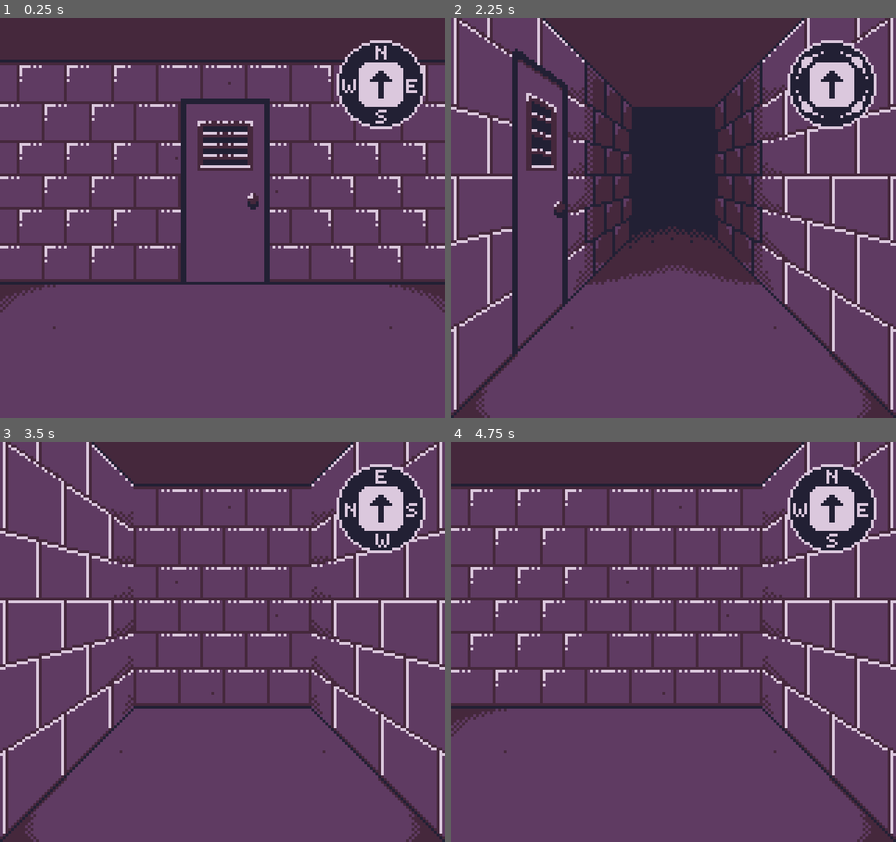
Above: before the commit, frames 1-4 (two rows, left to right).
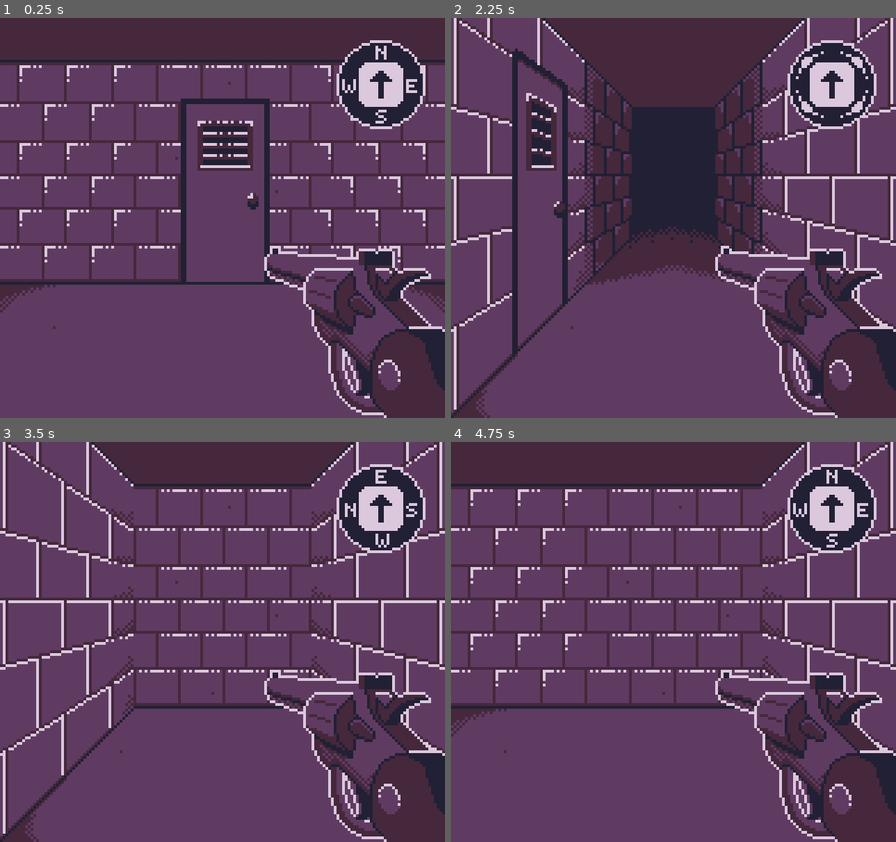
Above: after the commit, the same moments.

Repository: GartTheSkeleton/GameboyDungeon
Game: Godot game, scene res://src/Game/gameworld.tscn
Same seed, same stepped clock (60 frames per second), same inputs: the game is played once before the commit and once after it.
Inputs:
- Up to frame 1 (0.25 s): no input
- Up to frame 2 (2.25 s): tap Enter at 0.5, 2 s; hold Right (Right) 0.53-1.28 s; tap X (B) at 0.6, 1.35, 2.1 s; tap Space at 1.25 s; hold Left (Left) 1.28-2.03 s; hold Right (Right) from 2.03 s (still down)
- Up to frame 3 (3.5 s): tap Space at 2.75 s; release Right (Right) at 2.78 s; hold Up (Up) from 2.78 s (still down); tap X (B) at 2.85 s
- Up to frame 4 (4.75 s): tap Enter at 3.5 s; release Up (Up) at 3.53 s; hold Left (Left) from 3.53 s (still down); tap X (B) at 3.6, 4.35 s; tap Space at 4.25 s

The runs differ from the first frame. In frame 1, 7.8% of the frame differs, in the area x 59-100%, y 56-100%; in frame 2, 7.9%; in frame 3, 7.6%; in frame 4, 7.6%.

Commit message:
added gun sprites

Diff:
--- a/src/Game/gameworld.tscn
+++ b/src/Game/gameworld.tscn
@@ -10,6 +10,7 @@
 [ext_resource type="Texture2D" uid="uid://ds3xq2glk673u" path="res://src/Assets/VFX/compass_south.png" id="6_lgd45"]
 [ext_resource type="Texture2D" uid="uid://svmn8m2wftuu" path="res://src/Assets/VFX/compass_west.png" id="7_as7lh"]
 [ext_resource type="Script" uid="uid://drp8j51mma0ey" path="res://src/Game/compass.gd" id="8_q8503"]
+[ext_resource type="Texture2D" uid="uid://nofhnu21m87x" path="res://src/Assets/VFX/gun_idle.png" id="10_lgd45"]
 
 [sub_resource type="AtlasTexture" id="AtlasTexture_lgd45"]
 atlas = ExtResource("4_1nj4o")
@@ -78,6 +79,21 @@
 "speed": 5.0
 }]
 
+[sub_resource type="AtlasTexture" id="AtlasTexture_as7lh"]
+atlas = ExtResource("10_lgd45")
+region = Rect2(0, 0, 160, 144)
+
+[sub_resource type="SpriteFrames" id="SpriteFrames_q8503"]
+animations = [{
+"frames": [{
+"duration": 1.0,
+"texture": SubResource("AtlasTexture_as7lh")
+}],
+"loop": true,
+"name": &"default",
+"speed": 5.0
+}]
+
 [node name="Gameworld" type="Node2D"]
 script = ExtResource("1_j714t")
 
@@ -124,7 +140,14 @@
 southPanelType = 2
 westPanelType = 1
 
+[node name="Tile7" parent="Map" instance=ExtResource("2_5ixr1")]
+gridPosition = Vector2i(2, -2)
+northPanelType = 2
+eastPanelType = 2
+westPanelType = 2
+
 [node name="Camera2D" type="Camera2D" parent="."]
+z_index = 1
 
 [node name="Compass" type="AnimatedSprite2D" parent="Camera2D"]
 texture_filter = 1
@@ -133,6 +156,10 @@
 animation = &"EAST"
 script = ExtResource("8_q8503")
 
+[node name="Gun" type="AnimatedSprite2D" parent="Camera2D"]
+texture_filter = 1
+sprite_frames = SubResource("SpriteFrames_q8503")
+
 [node name="EventHandler" type="Node" parent="."]
 script = ExtResource("2_hdij2")
 
Binary file added: src/Assets/VFX/gun_idle.png
Binary file added: src/Assets/VFX/gun_jam.png
Binary file added: src/Assets/VFX/gun_shoot.png
Not shown: 1 places in src/Game/gameworld.tscn that only renumber resources
Not shown, changed: Clips/clip.avi
